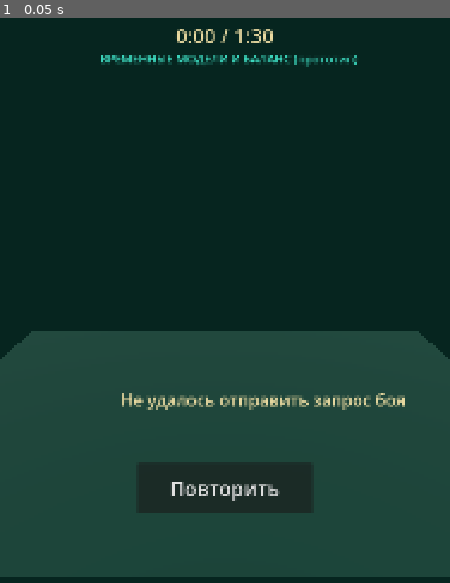
Above: before the commit, frame 1.
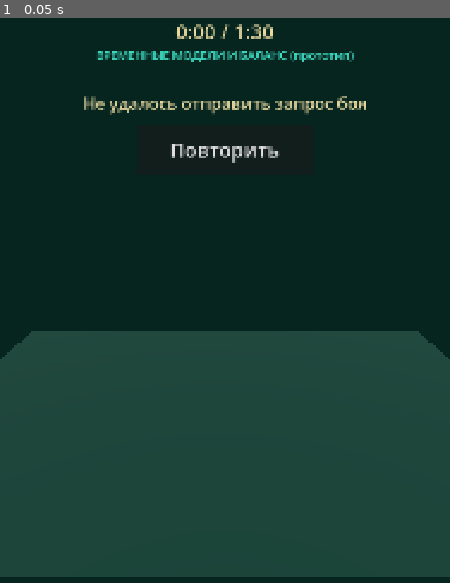
Above: after the commit, the same moment.

Repository: maillunex-lang/ufacityold
Game: Godot game, scene res://scenes/battle.tscn
The game is run twice, just before and just after one commit, with the same random seed, the same clock (stepped at 60 frames per second) and the same inputs. This scene is started directly instead of the project's main scene.
Inputs:
- Up to frame 1 (0.05 s): no input

The runs differ from the first frame. In frame 1, 6.3% of the frame differs, in the area x 18-90%, y 1-88%.

Commit message:
Безопасная зона экрана (вырез камеры), центрирование итога боя, решения по PWA
Co-Authored-By: Claude Sonnet 5.5 <noreply@anthropic.com>
Claude-Session: https://claude.ai/code/session_01DGFNFAjKRadwp7mMkjQ2NE

Diff:
--- a/client/scripts/battle.gd
+++ b/client/scripts/battle.gd
@@ -31,6 +31,7 @@
 var again_button: Button
 var portraits: Dictionary = {}  # id -> {bar, tint}
 var portrait_box: HBoxContainer
+var hud: MarginContainer
 
 
 func _ready() -> void:
@@ -77,45 +78,61 @@
 func _build_ui() -> void:
 	var layer := CanvasLayer.new()
 	add_child(layer)
-	var root := Control.new()
-	root.set_anchors_preset(Control.PRESET_FULL_RECT)
-	root.mouse_filter = Control.MOUSE_FILTER_IGNORE
-	layer.add_child(root)
+	# Всё HUD — в контейнере с отступами безопасной зоны (вырез камеры) и общими полями.
+	hud = MarginContainer.new()
+	hud.set_anchors_preset(Control.PRESET_FULL_RECT)
+	hud.mouse_filter = Control.MOUSE_FILTER_IGNORE
+	layer.add_child(hud)
+	var col := VBoxContainer.new()
+	col.mouse_filter = Control.MOUSE_FILTER_IGNORE
+	hud.add_child(col)
+	var top := VBoxContainer.new()
+	top.mouse_filter = Control.MOUSE_FILTER_IGNORE
+	col.add_child(top)
 	timer_label = _ui_label("0:00 / 1:30", 48, Color("e8d9a0"))
-	timer_label.set_anchors_preset(Control.PRESET_CENTER_TOP)
-	timer_label.position = Vector2(-150, 40)
-	root.add_child(timer_label)
-	var warn := _ui_label("ВРЕМЕННЫЕ МОДЕЛИ И БАЛАНС (прототип)", 28, Color("3fe0c5"))
-	warn.set_anchors_preset(Control.PRESET_CENTER_TOP)
-	warn.position = Vector2(-300, 110)
-	root.add_child(warn)
+	top.add_child(timer_label)
+	top.add_child(_ui_label("ВРЕМЕННЫЕ МОДЕЛИ И БАЛАНС (прототип)", 28, Color("3fe0c5")))
+	var gap := Control.new()
+	gap.custom_minimum_size = Vector2(0, 60)
+	top.add_child(gap)
+	# Статусы и итог — в пустой области под таймером, над полем боя.
+	var msg := VBoxContainer.new()
+	msg.mouse_filter = Control.MOUSE_FILTER_IGNORE
+	msg.add_theme_constant_override("separation", 24)
+	top.add_child(msg)
 	status_label = _ui_label("Загрузка боя…", 40, Color("e8d9a0"))
-	status_label.set_anchors_preset(Control.PRESET_CENTER)
-	status_label.position = Vector2(-250, -40)
-	root.add_child(status_label)
+	msg.add_child(status_label)
 	result_label = _ui_label("", 96, Color("d4af37"))
-	result_label.set_anchors_preset(Control.PRESET_CENTER)
-	result_label.position = Vector2(-300, -520)
 	result_label.hide()
-	root.add_child(result_label)
+	msg.add_child(result_label)
 	again_button = Button.new()
 	again_button.text = "Ещё бой"
 	again_button.custom_minimum_size = Vector2(420, 120)
 	again_button.add_theme_font_size_override("font_size", 48)
-	again_button.set_anchors_preset(Control.PRESET_CENTER)
-	again_button.position = Vector2(-210, 140)
+	again_button.size_flags_horizontal = Control.SIZE_SHRINK_CENTER
 	again_button.pressed.connect(func() -> void: get_tree().reload_current_scene())
 	again_button.hide()
-	root.add_child(again_button)
+	msg.add_child(again_button)
+	var spacer := Control.new()
+	spacer.size_flags_vertical = Control.SIZE_EXPAND_FILL
+	spacer.mouse_filter = Control.MOUSE_FILTER_IGNORE
+	col.add_child(spacer)
+	# Портреты внизу.
 	var bar := HBoxContainer.new()
-	bar.set_anchors_preset(Control.PRESET_BOTTOM_WIDE)
-	bar.offset_top = -330
-	bar.offset_bottom = -40
-	bar.offset_left = 20
-	bar.offset_right = -20
+	bar.custom_minimum_size = Vector2(0, 290)
 	bar.add_theme_constant_override("separation", 12)
-	root.add_child(bar)
+	col.add_child(bar)
 	portrait_box = bar
+	_apply_safe_area()
+	get_viewport().size_changed.connect(_apply_safe_area)
+
+
+func _apply_safe_area() -> void:
+	var ins := SafeArea.insets(get_viewport())
+	hud.add_theme_constant_override("margin_left", int(ins["left"]) + 20)
+	hud.add_theme_constant_override("margin_right", int(ins["right"]) + 20)
+	hud.add_theme_constant_override("margin_top", int(ins["top"]) + 30)
+	hud.add_theme_constant_override("margin_bottom", int(ins["bottom"]) + 40)
 
 
 func _ui_label(text: String, size: int, color: Color) -> Label:
@@ -124,7 +141,8 @@
 	l.add_theme_font_size_override("font_size", size)
 	l.add_theme_color_override("font_color", color)
 	l.horizontal_alignment = HORIZONTAL_ALIGNMENT_CENTER
-	l.custom_minimum_size = Vector2(300, 0)
+	l.autowrap_mode = TextServer.AUTOWRAP_WORD_SMART
+	l.size_flags_horizontal = Control.SIZE_EXPAND_FILL
 	return l
 
 
@@ -136,7 +154,6 @@
 	tint.custom_minimum_size = Vector2(0, 150)
 	box.add_child(tint)
 	var name_l := _ui_label(str(def["name"]), 26, Color.WHITE)
-	name_l.custom_minimum_size = Vector2(0, 0)
 	box.add_child(name_l)
 	var en := ProgressBar.new()
 	en.max_value = 100
--- a/client/scripts/boot.gd
+++ b/client/scripts/boot.gd
@@ -33,6 +33,11 @@
 	add_child(bg)
 	var box := VBoxContainer.new()
 	box.set_anchors_preset(Control.PRESET_FULL_RECT)
+	var ins := SafeArea.insets(get_viewport())  # вырез камеры и системные зоны
+	box.offset_left = 20.0 + float(ins["left"])
+	box.offset_right = -20.0 - float(ins["right"])
+	box.offset_top = 20.0 + float(ins["top"])
+	box.offset_bottom = -20.0 - float(ins["bottom"])
 	box.alignment = BoxContainer.ALIGNMENT_CENTER
 	box.add_theme_constant_override("separation", 32)
 	add_child(box)
--- /dev/null
+++ b/client/scripts/safe_area.gd
@@ -0,0 +1,22 @@
+class_name SafeArea
+## Безопасная зона экрана (вырез камеры, скруглённые углы, системные жесты).
+## Возвращает отступы в координатах окна интерфейса (после растяжения), чтобы не класть важное под вырез.
+
+static func insets(vp: Viewport) -> Dictionary:
+	var d := {"left": 0.0, "top": 0.0, "right": 0.0, "bottom": 0.0}
+	var win := Vector2(DisplayServer.window_get_size())
+	var vis := vp.get_visible_rect().size
+	if win.x > 0.0 and win.y > 0.0:
+		var area := DisplayServer.get_display_safe_area()
+		if area.size.x > 0 and area.size.y > 0:
+			var sx := vis.x / win.x
+			var sy := vis.y / win.y
+			d["left"] = maxf(float(area.position.x) * sx, 0.0)
+			d["top"] = maxf(float(area.position.y) * sy, 0.0)
+			d["right"] = maxf((win.x - float(area.end.x)) * sx, 0.0)
+			d["bottom"] = maxf((win.y - float(area.end.y)) * sy, 0.0)
+	# Проверка раскладки на ПК: LUNEXGAME_FAKE_SAFE_TOP=<px> имитирует вырез сверху.
+	var fake := OS.get_environment("LUNEXGAME_FAKE_SAFE_TOP")
+	if fake != "":
+		d["top"] = float(fake)
+	return d
Not shown, added: client/scripts/safe_area.gd.uid
Not shown, changed: docs/DECISIONS.md
Not shown, changed: docs/PROGRESS.md
Not shown, changed: docs/ROADMAP.md
